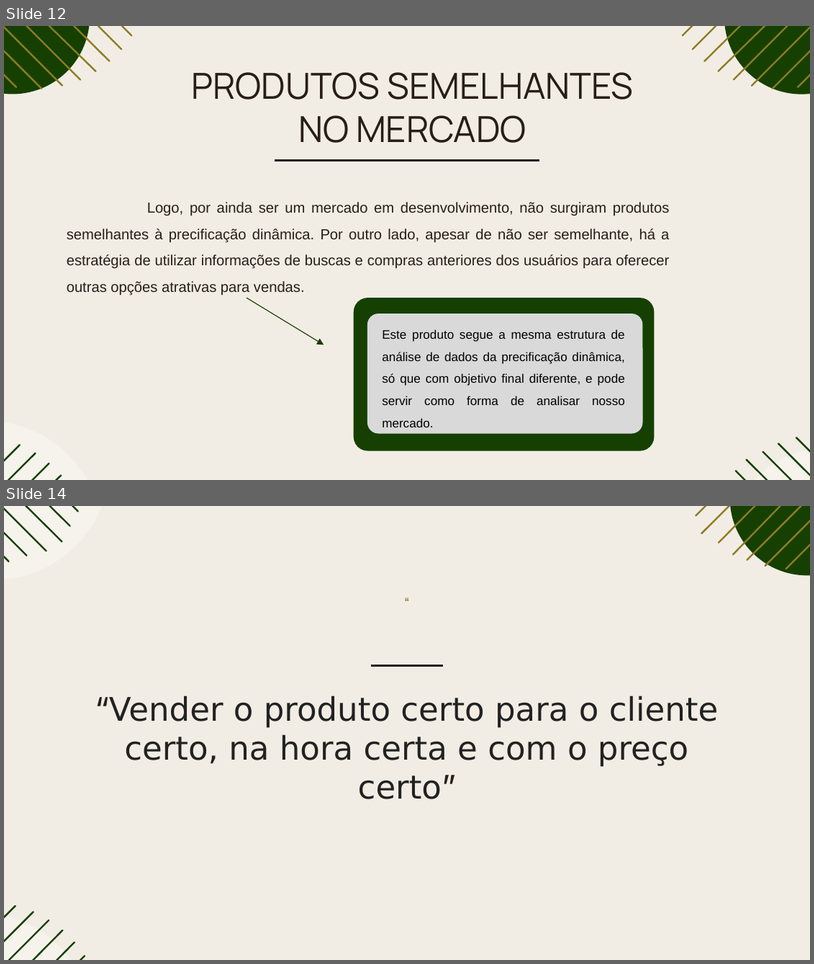
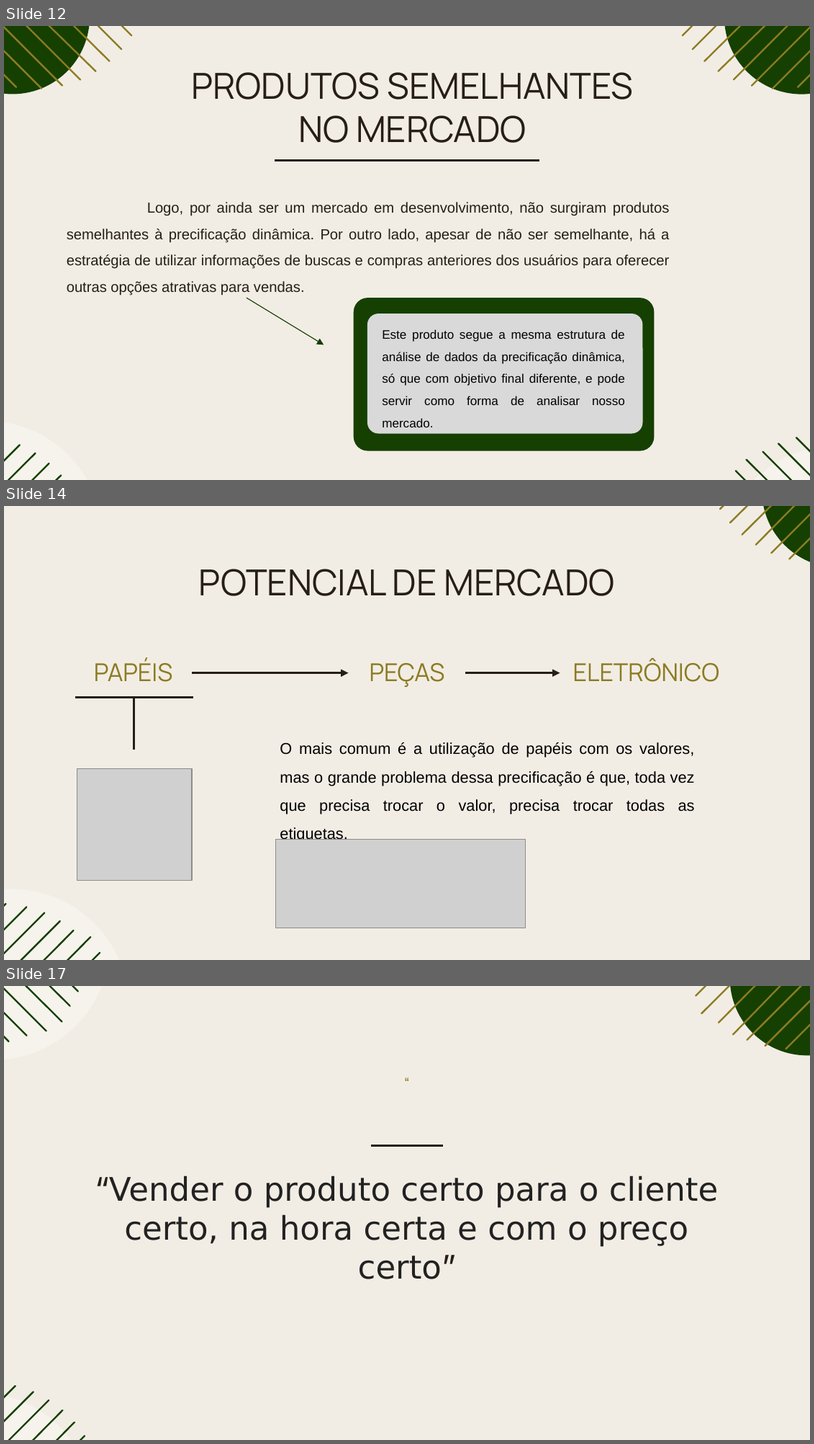
Before and after one commit to rafaellabastos/challenge-pitch-qa, a slide deck: Pitch-SavvyFix.pptx. Shown one above the other, each under a label of ours: slides 12 and 14 before the commit, slides 12, 14 and 17 after it; the slides between them are not shown. The pictures are 814x964 and 814x1444 pixels, drawn with LibreOffice and Linux fonts; fonts in the diff are those of the drawing; grey boxes stand for pictures. Boxes give left, top, right and bottom in pixels: in the first picture for what was removed or moved away, otherwise in the second. Text is boxed around its words. In the diff, an @@ line names an element or a change of style, - is before the commit and + after.

Commit message:
Slide que mostra o potencial de expansão do mercado

```diff
--- a/Pitch-SavvyFix.pptx
+++ b/Pitch-SavvyFix.pptx
@@ slide 14 added at [4, 506, 810, 960], background #F2EDE4 @@
@@ group added at [720, 506, 810, 568]: 6 freeform shapes, 1 ellipse @@
@@ title added at [199, 569, 615, 596], 32 pt, text #261E17 @@
+POTENCIAL DE MERCADO
@@ text added at [94, 658, 173, 682], 22 pt, text #8C7B23 @@
+PAPÉIS
@@ arrow added from (192, 673) to (348, 673), #261E17 2.25 pt @@
@@ text added at [370, 663, 445, 687], 22 pt, text #8C7B23 @@
+PEÇAS
@@ arrow added from (466, 673) to (561, 673), #261E17 2.25 pt @@
@@ text added at [574, 658, 720, 682], 22 pt, text #8C7B23 @@
+ELETRÔNICO
@@ line added from (75, 697) to (193, 697), #261E17 2.25 pt @@
@@ line added from (134, 697) to (134, 749), #261E17 2.25 pt @@
@@ text added at [280, 742, 695, 814], 14 pt, text #000000 @@
+O mais comum é a utilização de papéis com os valores, mas o grande problema dessa precificação é que, toda vez que precisa trocar o valor, precisa trocar todas as etiquetas.
@@ picture added at [77, 768, 192, 880] @@
@@ picture added at [275, 839, 525, 928] @@
@@ group added at [4, 889, 128, 960]: 7 freeform shapes, 1 ellipse @@
@@ what was slide 14 is now slide 17 @@
```
Also in this commit, not shown: 1 slide changed, 3 other slides added, 1 slide removed.
